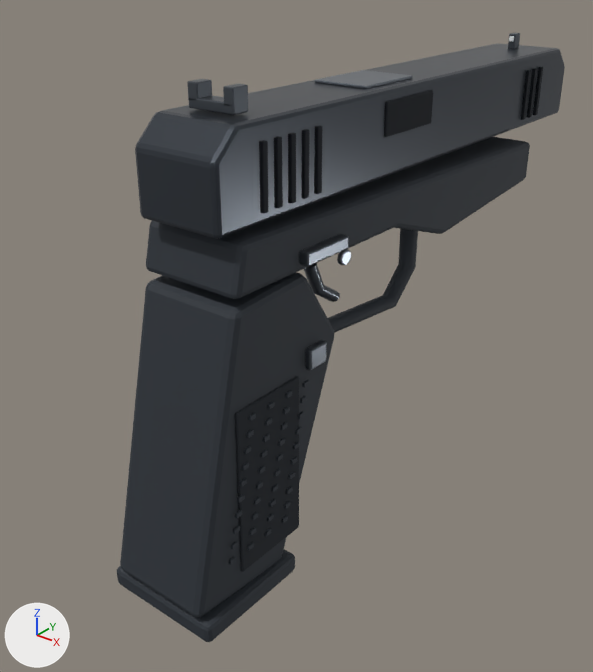
The glTF model public/models/weapons/glock-19-gen5.glb as it was, and as the next commit left it.
One viewpoint serves both versions: a camera (50 mm lens) standing at (0.132, -0.162, 0.063) and looking at (-0.013, 0.019, -0.048). Every picture has the same lights, and +X, +Y and +Z are marked at lower left. The first picture is the older version. Where no turn or scale is listed for an object, it has been applied to the vertices.

Names of what the first picture shows: 'Body_Matte_black_polymer', 'Body_Parkerized_steel', 'Body_Rubber_grip', 'Magazine_Matte_black_polymer', 'Slide_Black_nitrided_steel', 'Slide_Machined_edge', 'Slide_Parkerized_steel', 'Slide_Recess', 'Slide_Sight_markings' and 1 more.
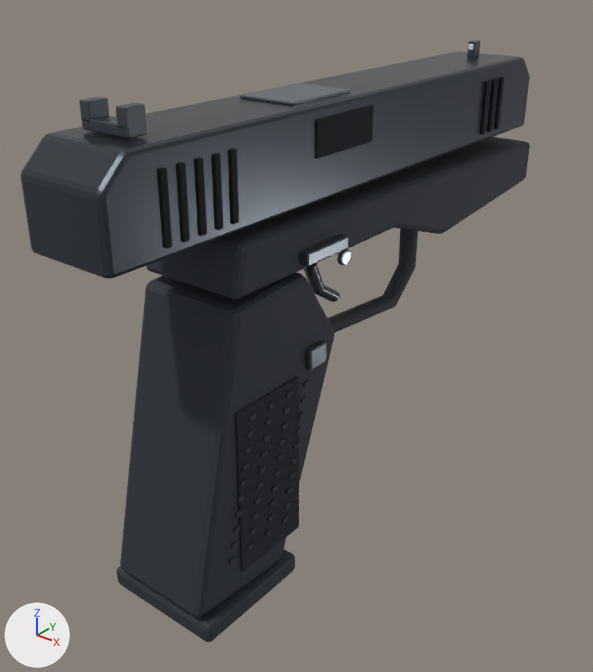
Location of each change, (x1, y1, x2, y2) in pixels of the pictures (593 x 672 px):
'Slide_Black_nitrided_steel', moved
    before: (135, 43, 565, 239)
    after: (21, 51, 530, 279)
'Slide_Recess', moved
    before: (259, 67, 543, 213)
    after: (157, 77, 504, 249)
'Slide_Parkerized_steel', moved
    before: (187, 33, 520, 115)
    after: (79, 40, 480, 139)
'Slide_Sight_markings', moved
    before: (509, 36, 514, 42)
    after: (468, 44, 474, 50)

What the commit changed:
Object 'Slide_Black_nitrided_steel' (ob_slide_black_nitrided_steel) moves from (0.0, 0.0, 0.0) to (0.0, -0.03, 0.0).
Object 'Slide_Parkerized_steel' (ob_slide_parkerized_steel) moves from (0.0, 0.14, 0.0136) to (0.0, 0.11, 0.0136).
Object 'Slide_Recess' (ob_slide_recess) moves from (0.0, 0.1471, 0.0136) to (0.0, 0.1171, 0.0136).
Object 'Slide_Sight_markings' (ob_slide_sight_markings) moves from (0.0, 0.1238, 0.0314) to (0.0, 0.0938, 0.0314).
